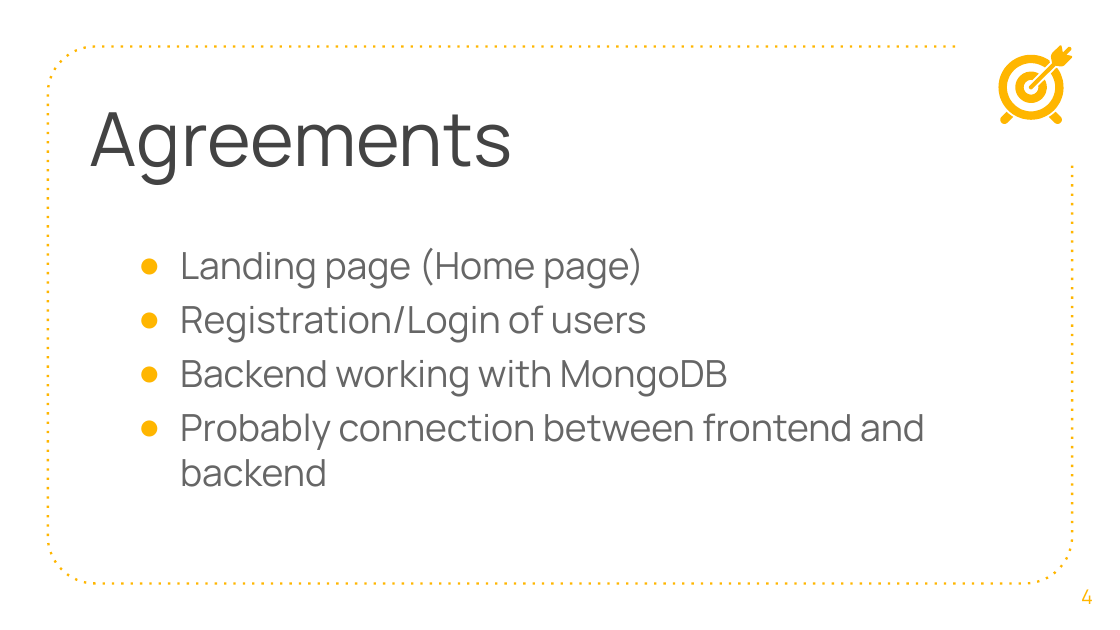
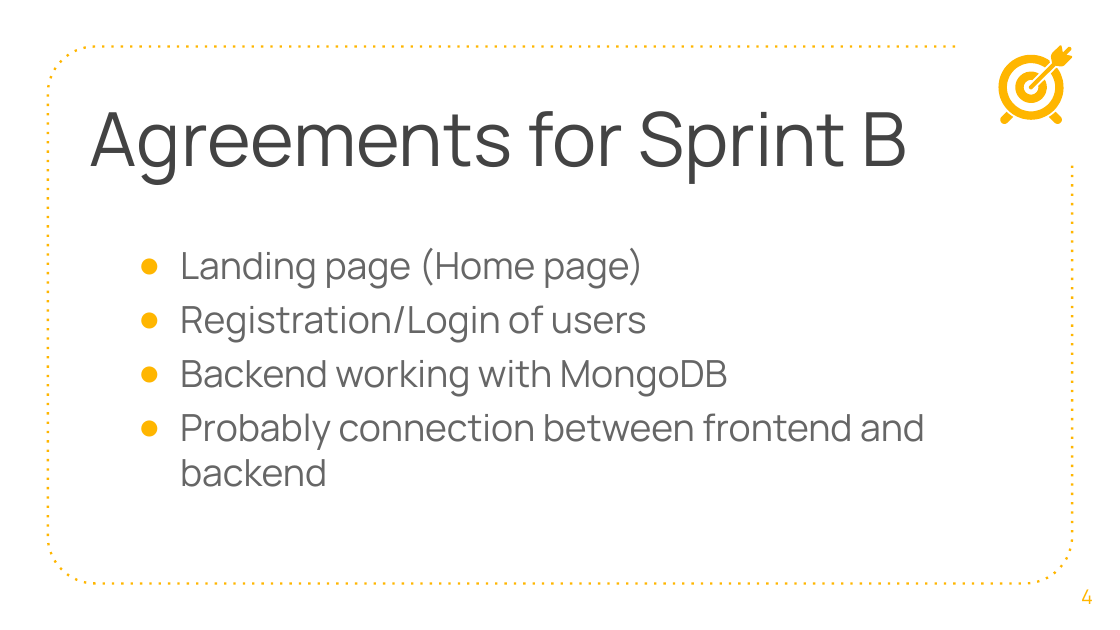
Before and after one commit to VidBarbaro/Ivanti-Alt-Solutions-Group, a slide deck: slide 4 of Documents/Ivanti Sprint 2.pptx. Drawn at 1120x630 pixels with LibreOffice and Linux fonts; fonts in the diff are those of the drawing. Boxes give left, top, right and bottom in pixels: in the first picture for what was removed or moved away, otherwise in the second. Text is boxed around its words. In the diff, an @@ line names an element or a change of style, - is before the commit and + after.

```diff
--- a/Documents/Ivanti Sprint 2.pptx
+++ b/Documents/Ivanti Sprint 2.pptx
@@ title at (90, 111, 908, 185): text changed @@
-Agreements
+Agreements for Sprint B
```
Also in this commit, not shown: 1 other slide changed, 1 other file.
